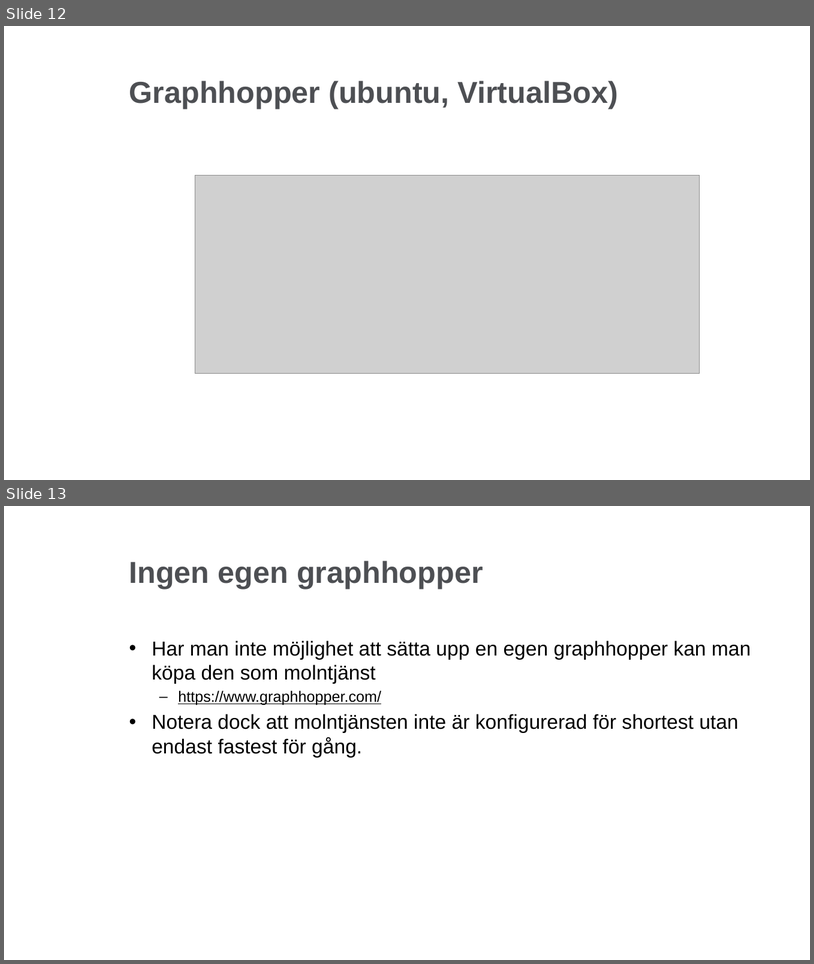
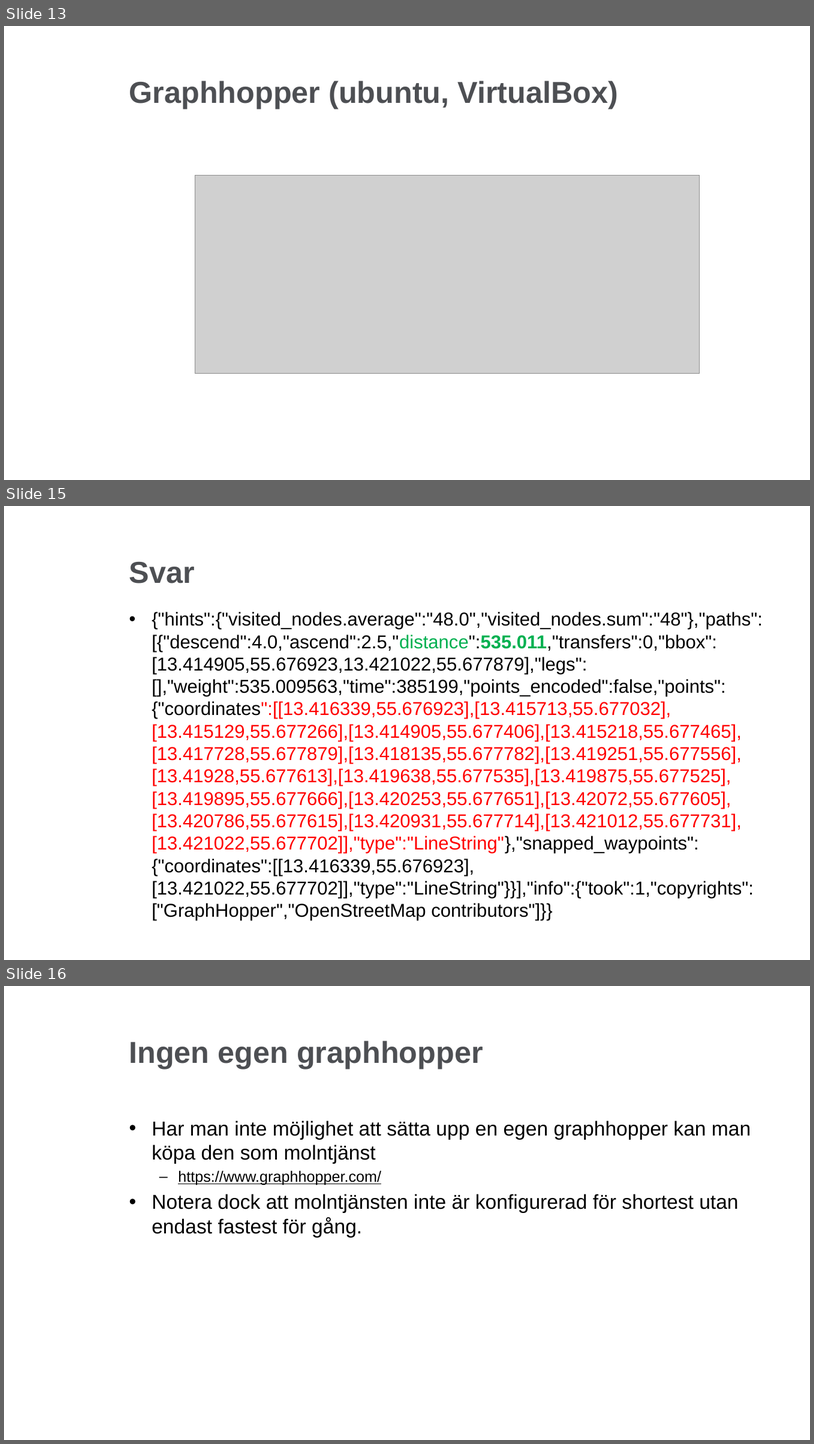
Before and after one commit to lundopendata/relativnarhet, a slide deck: RelativNarhetKartdagarna2018.pptx. Shown one above the other, each under a label of ours: slides 12 and 13 before the commit, slides 13, 15 and 16 after it; the slides between them are not shown. The pictures are 814x964 and 814x1444 pixels, drawn with LibreOffice and Linux fonts; fonts in the diff are those of the drawing; grey boxes stand for pictures; background and template pictures are left out. Boxes give left, top, right and bottom in pixels: in the first picture for what was removed or moved away, otherwise in the second. Text is boxed around its words. In the diff, an @@ line names an element or a change of style, - is before the commit and + after.

```diff
--- a/RelativNarhetKartdagarna2018.pptx
+++ b/RelativNarhetKartdagarna2018.pptx
@@ slide 15 added at [4,506,810,960], background #FFFFFF @@
@@ title added at [129,562,195,583], 36 pt, text #4D4F53, bold @@
+Svar
@@ text added at [152,612,763,898], 22.2 pt, text #000000 @@
+• {"hints":{"visited_nodes.average":"48.0","visited_nodes.sum":"48"},"paths":[{"descend":4.0,"ascend":2.5,"distance":535.011,"transfers":0,"bbox":[13.414905,55.676923,13.421022,55.677879],"legs":[],"weight":535.009563,"time":385199,"points_encoded":false,"points":{"coordinates":[[13.416339,55.676923],[13.415713,55.677032],[13.415129,55.677266],[13.414905,55.677406],[13.415218,55.677465],[13.417728,55.677879],[13.418135,55.677782],[13.419251,55.677556],[13.41928,55.677613],[13.419638,55.677535],[13.419875,55.677525],[13.419895,55.677666],[13.420253,55.677651],[13.42072,55.677605],[13.420786,55.677615],[13.420931,55.677714],[13.421012,55.677731],[13.421022,55.677702]],"type":"LineString"},"snapped_waypoints":{"coordinates":[[13.416339,55.676923],[13.421022,55.677702]],"type":"LineString"}}],"info":{"took":1,"copyrights":["GraphHopper","OpenStreetMap contributors"]}}
@@ what was slide 12 is now slide 13 @@
@@ what was slide 13 is now slide 16 @@
```
Also in this commit, not shown: 2 slides changed, 2 other slides added.
